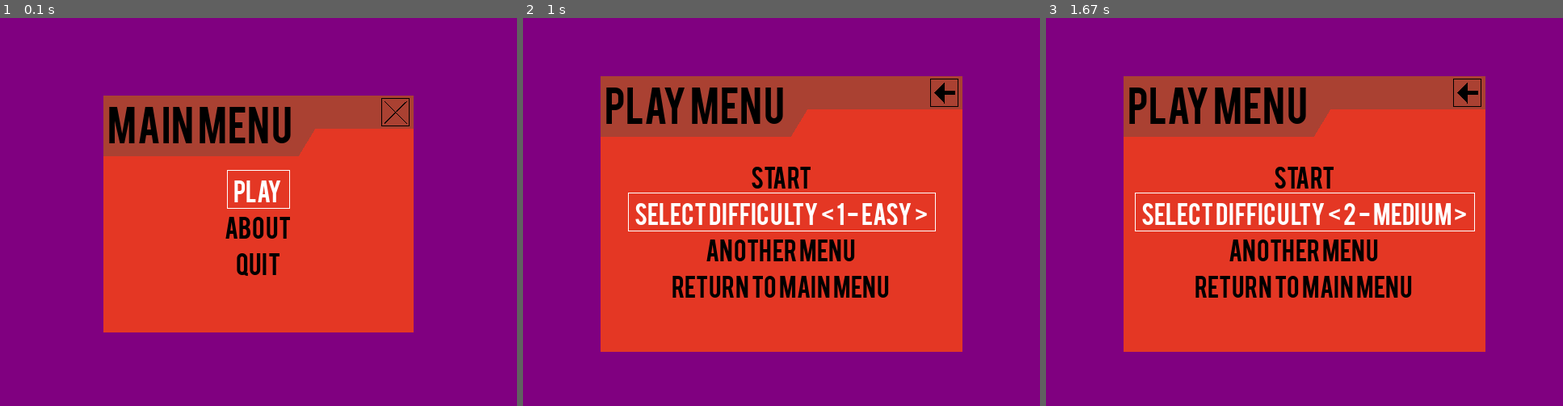
Above: before the commit, frames 1-3 (left to right).
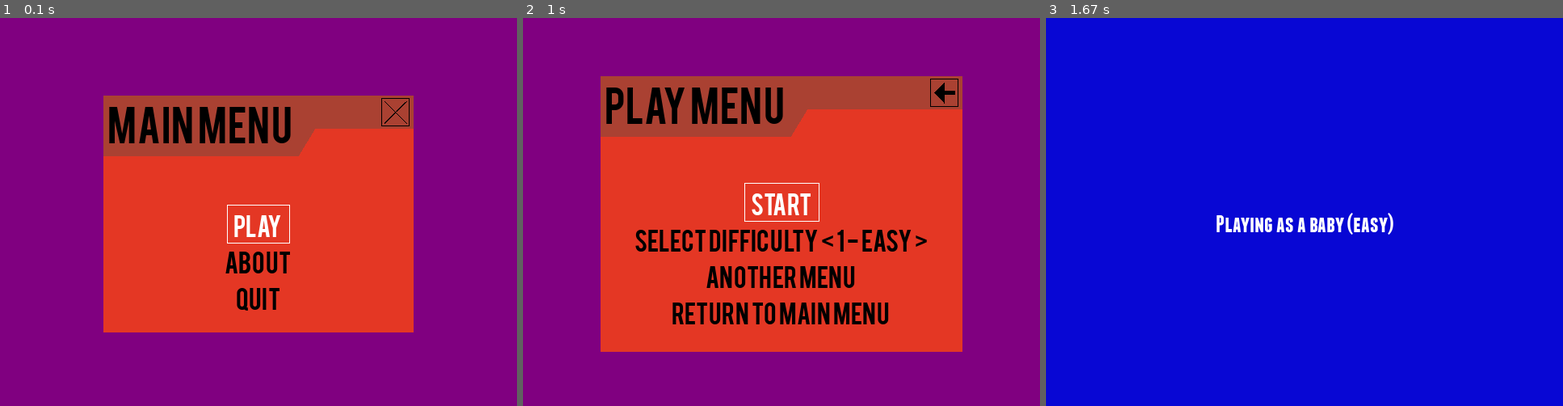
Above: after the commit, the same moments.

Repository: ppizarror/pygame-menu
Game: pygame game, started from pygameMenu/examples/game_selector.py
Two runs of this game, one before a commit and one after it. Both use one fixed random seed, a clock stepped at 60 frames per second and the inputs below.
Inputs (mouse positions are in pixels of both pictures, inside the frame that each line leads up to):
- Up to frame 1 (0.1 s): no input
- Up to frame 2 (1 s): type "ann" at 0.33 s; tap Enter at 0.67 s; click (781, 204) at 0.93 s
- Up to frame 3 (1.67 s): hold Right from 1.22 s (still down); move the mouse to (1469, 200) at 1.25 s

The runs differ from the first frame. In frame 1, 1.8% of the frame differs, in the area x 43-57%, y 39-76%; in frame 2, 7.7%; in frame 3, 100%, in the area x 0-100%, y 0-100%.

Commit message:
Added column compatibility

Diff:
--- a/pygameMenu/examples/game_selector.py
+++ b/pygameMenu/examples/game_selector.py
@@ -203,6 +203,7 @@
     play_menu = pygameMenu.Menu(surface,
                                 bgfun=main_background,
                                 color_selected=COLOR_WHITE,
+                                draw_region_y=17,
                                 font=pygameMenu.font.FONT_BEBAS,
                                 font_color=COLOR_BLACK,
                                 font_size=30,
@@ -220,6 +221,7 @@
     play_submenu = pygameMenu.Menu(surface,
                                    bgfun=main_background,
                                    color_selected=COLOR_WHITE,
+                                   draw_region_y=0,
                                    font=pygameMenu.font.FONT_BEBAS,
                                    font_color=COLOR_BLACK,
                                    font_size=30,
@@ -276,6 +278,7 @@
     main_menu = pygameMenu.Menu(surface,
                                 bgfun=main_background,
                                 color_selected=COLOR_WHITE,
+                                draw_region_y=21,
                                 font=pygameMenu.font.FONT_BEBAS,
                                 font_color=COLOR_BLACK,
                                 font_size=30,
--- a/pygameMenu/examples/multi_input.py
+++ b/pygameMenu/examples/multi_input.py
@@ -147,6 +147,7 @@
     settings_menu = pygameMenu.Menu(surface,
                                     bgfun=main_background,
                                     color_selected=COLOR_WHITE,
+                                    draw_region_y=10,  # This sets the initial y draw region
                                     font=pygameMenu.font.FONT_HELVETICA,
                                     font_color=COLOR_BLACK,
                                     font_size=25,
@@ -218,6 +219,7 @@
     more_settings_menu = pygameMenu.Menu(surface,
                                          bgfun=main_background,
                                          color_selected=COLOR_WHITE,
+                                         draw_region_y=10,
                                          font=pygameMenu.font.FONT_HELVETICA,
                                          font_color=COLOR_BLACK,
                                          font_size=25,
--- a/pygameMenu/examples/scroll_menu.py
+++ b/pygameMenu/examples/scroll_menu.py
@@ -118,9 +118,12 @@
 
     label = 'Button n°{}'
     for i in range(1, 11):
-        i += 100
-        txt = label.format(i)
-        _menu_sub.add_button(txt, on_button_click, i)
+        # Test large button
+        if i == 5:
+            txt = 'This is a very long button!'
+        else:
+            txt = label.format(100 * i)
+        _menu_sub.add_button(txt, on_button_click, 100 * i)
     _menu_sub.add_button('Back', pygameMenu.events.BACK)
     return _menu
 
--- a/pygameMenu/examples/timer_clock.py
+++ b/pygameMenu/examples/timer_clock.py
@@ -195,6 +195,7 @@
     # Help menu
     help_menu = pygameMenu.TextMenu(surface,
                                     dopause=False,
+                                    draw_region_y=30,
                                     font=pygameMenu.font.FONT_FRANCHISE,
                                     menu_color=(30, 50, 107),  # Background color
                                     menu_color_title=(120, 45, 30),
@@ -214,6 +215,7 @@
     # About menu
     about_menu = pygameMenu.TextMenu(surface,
                                      dopause=False,
+                                     draw_region_y=30,
                                      draw_text_region_x=5,  # 5% margin
                                      font=pygameMenu.font.FONT_NEVIS,
                                      font_size_title=30,
@@ -236,6 +238,7 @@
     # Main menu, pauses execution of the application
     main_menu = pygameMenu.Menu(surface,
                                 bgfun=mainmenu_background,
+                                draw_region_y=24,
                                 enabled=False,
                                 font=pygameMenu.font.FONT_NEVIS,
                                 menu_alpha=90,
--- a/pygameMenu/menu.py
+++ b/pygameMenu/menu.py
@@ -98,7 +98,7 @@
                  widget_alignment=_locals.ALIGN_CENTER,
                  columns=1,
                  rows=None,
-                 column_weights=None,
+                 column_max_width=None,
                  force_fit_text=False,
                  ):
         """
@@ -178,10 +178,8 @@
         :type columns: int
         :param rows: Number of rows of each column, None if there's only 1 column
         :type rows: int,None
-        :param column_weights: Tuple representing the width of each column, None if percentage is equal
-        :type column_weights: tuple, None
-        :param force_fit_text: Force text fitting on each menu option in multiple columns
-        :type force_fit_text: bool
+        :param column_max_width: Tuple representing the max width of each column in px, if None the width is calculated automatically
+        :type column_max_width: tuple, None
         """
         assert isinstance(window_width, int)
         assert isinstance(window_height, int)
@@ -213,7 +211,7 @@
         assert isinstance(rect_width, int)
         assert isinstance(columns, int)
         assert isinstance(rows, (int, type(None)))
-        assert isinstance(column_weights, (tuple, type(None)))
+        assert isinstance(column_max_width, (tuple, type(None)))
         assert isinstance(force_fit_text, bool)
 
         # Other asserts
@@ -307,17 +305,18 @@
         # Columns and rows
         self._option_offsety = int(self._height * (self._draw_regiony / 100.0))
         self._columns = columns
-        if column_weights is None:
-            column_weights = tuple(1 for _ in range(columns))
+        if column_max_width is not None:
+            assert len(column_max_width) == columns, 'column_max_width length must be the same as the number of columns'
+            for i in column_max_width:
+                assert isinstance(i, type(None)) or isinstance(i, (int, float)), \
+                    'each column max width can be None (no limit) or an integer/float'
+                assert i > 0 or i is None, 'each column max width must be greater than zero or None'
         else:
-            for i in column_weights:
-                assert i > 0, 'each column weight factor must be greater than zero'
-        self._column_weights = column_weights
+            column_max_width = [None for _ in range(columns)]
+        self._column_max_width = column_max_width
         self._force_fit_text = force_fit_text
         self._rows = rows
         self._widget_align = widget_alignment
-
-        self._calculate_column_widths(self._width)  # At first, the width must be the same as the window
 
         # Init joystick
         self._joystick = joystick_enabled
@@ -358,7 +357,7 @@
                                  offset=self._option_shadow_offset)
         self._menubar.set_controls(self._joystick, self._mouse)
 
-        # Selected option
+        # Selected option, margin of the selection box
         self._selected_inflate_x = 16  # type: int
         self._selected_inflate_y = 6  # type: int
 
@@ -373,33 +372,72 @@
         # FPS of the menu
         self.set_fps(fps)
 
-    def _calculate_column_widths(self, width):
-        """
-        Calculate the width of each column (self._column_widths). Each column
-        will have a certain factor of the total width surface area (width param), that factor
-        is stored in column_weigts. If there's only 1 column, then the factor
-        is 100%. If there's multiple columns, for example, a column that has 25%, other
-        50% and the other 25% then column_weigths can be (1, 2, 1) or (0.25, 0.5, 0.25).
-        The sum of all column widths must be equal to the surface width.
-
-        :param width: Surface width, can be the window (no scroll area) or the surface scroll area.
-        :type width: int,float
-        """
-        assert isinstance(width, (int, float))
-        assert width > 0, 'width must be greater than zero'
+    def _calculate_column_width(self):
+        """
+        Calculate the width of each column (self._column_widths). If the max column width is not set
+        the width of the column will be the maximum widget in the column.
+
+        :return: Total width of the columns
+        :rtype: int
+        """
+        # Compute the available width, that is the surface width minus the max width columns
+        self._column_widths = [0 for _ in range(self._columns)]
+        for i in range(self._columns):
+            if self._column_max_width[i] is not None:
+                self._column_widths[i] = self._column_max_width[i]
+
+        # Update None columns (max width not set)
+        for index in range(len(self._option)):
+            rect = self._option[index].get_rect()  # type: _pygame.Rect
+            col_index = int(index // self._rows)
+            if self._column_max_width[col_index] is None:  # No limit
+                self._column_widths[col_index] = max(self._column_widths[col_index],
+                                                     rect.width + self._selected_inflate_x,  # Add selection box
+                                                     )
+
+        # If the total weight is less than the window width, scale the columns
+        if sum(self._column_widths) < self._width:
+            scale = self._width / sum(self._column_widths)
+            for index in range(self._columns):
+                self._column_widths[index] *= scale
+        total_col_width = int(sum(self._column_widths))
+
         if self._columns > 1:
-            s = float(sum(self._column_weights[:self._columns]))
+
+            # Calculate column width scale (weights)
+            column_weights = tuple(
+                float(self._column_widths[i]) / max(total_col_width, 1.0) for i in range(self._columns))
+
+            # Calculate the position of each column
+            self._column_posx = []
             cumulative = 0
-            self._column_posx = []
             for i in range(self._columns):
-                w = self._column_weights[i] / s
+                w = column_weights[i]
                 self._column_posx.append(
-                    int(width * (self._draw_regionx / 100.0 + (cumulative + 0.5 * w - 0.5))))
-                cumulative += self._column_weights[i] / s
-            self._column_widths = tuple(int(width * self._column_weights[i] / s) for i in range(self._columns))
+                    int(total_col_width * (self._draw_regionx / 100.0 + (cumulative + 0.5 * w - 0.5))))
+                cumulative += w
+
+            # The startup position is the first column position
+            self._option_posx = self._column_posx[0]
+
         else:
-            self._column_posx = [int(width * (self._draw_regionx / 100.0))]
-            self._column_widths = [width]
+            self._column_posx = [int(total_col_width * (self._draw_regionx / 100.0))]
+            self._column_widths = [total_col_width]
+
+        return total_col_width
+
+    def _calculate_row_height(self):
+        """
+        Calculate the total height of the rows.
+
+        :return: Row height
+        :rtype: int
+        """
+        max_y = 0
+        for index in range(len(self._option)):
+            _, y = self._get_option_pos(index)[2:]
+            max_y = max(max_y, y + self._selected_inflate_y)
+        return int(max_y)
 
     def add_button(self, element_name, element, *args, **kwargs):
         """
@@ -677,6 +715,8 @@
             font_size = self._fsize
         assert font_size > 0, 'font_size must be greater than zero'
 
+        _col = int((len(self._option) - 1) // self._rows)  # Column position
+
         widget.set_menu(self)
         self._check_id_duplicated(widget.get_id())
         widget.set_font(font=self._font_name,
@@ -684,7 +724,7 @@
                         color=self._font_color,
                         selected_color=self._sel_color)
         if self._force_fit_text:
-            widget.set_max_width(self._column_widths[(len(self._option) - 1) // self._rows])
+            widget.set_max_width(self._column_max_width[_col])  # If None nothing happens
         widget.set_shadow(enabled=self._option_shadow,
                           color=_cfg.MENU_SHADOW_COLOR,
                           position=self._option_shadow_position,
@@ -726,14 +766,10 @@
         Create the surface used to draw widgets according the
         required width and height.
         """
-        max_x = 0
-        max_y = 0
-        for index in range(len(self._option)):
-            x, y = self._get_option_pos(index)[2:]
-            max_x = max(max_x, x)
-            max_y = max(max_y, y)
-
         menubar_height = self._menubar.get_rect().height
+        max_x = self._calculate_column_width()
+        max_y = self._calculate_row_height()
+
         if max_x > self._width and max_y > self._height - menubar_height:
             width, height = max_x + 20, max_y + 20
         elif max_x > self._width:
@@ -747,7 +783,6 @@
         else:
             width, height = self._width, self._height - menubar_height
 
-        self._calculate_column_widths(width)
         self._widgets_surface = make_surface(width, height)
         self._scroll.set_world(self._widgets_surface)
         self._scroll.set_position(self._posx, self._posy + menubar_height + 5)
@@ -834,23 +869,24 @@
         :return: Top left, bottom right as a tuple (x1, y1, x2, y2)
         :rtype: tuple
         """
-        rect = self._option[index].get_rect()
+        rect = self._option[index].get_rect()  # type: _pygame.Rect
         align = self._option[index].get_alignment()
 
         # Calculate alignment
         _column_width = self._column_widths[int(index // self._rows)]  # if column=1 then (column width)=(menu width)
         if align == _locals.ALIGN_CENTER:
-            option_dx = -int(rect.width / 2.0)
+            dx = -int(rect.width / 2.0)
         elif align == _locals.ALIGN_LEFT:
-            option_dx = -_column_width / 2 + self._selected_inflate_x
+            dx = -_column_width / 2 + self._selected_inflate_x
         elif align == _locals.ALIGN_RIGHT:
-            option_dx = _column_width / 2 - rect.width - self._selected_inflate_x
+            dx = _column_width / 2 - rect.width - self._selected_inflate_x
         else:
-            option_dx = 0
-        t_dy = -int(rect.height / 2.0)
-
-        x_coord = self._column_posx[int(index // self._rows)] + option_dx
-        y_coord = self._option_offsety + (index % self._rows) * (self._fsize + self._opt_dy) + t_dy
+            dx = 0
+        dy = self._selected_inflate_y - 1  # Adds the inflation box minus the border
+
+        x_coord = self._column_posx[int(index // self._rows)] + dx
+        y_coord = self._option_offsety + (index % self._rows) * (self._fsize + self._opt_dy) + dy
+
         return x_coord, y_coord, x_coord + rect.width, y_coord + rect.height
 
     def draw(self):
